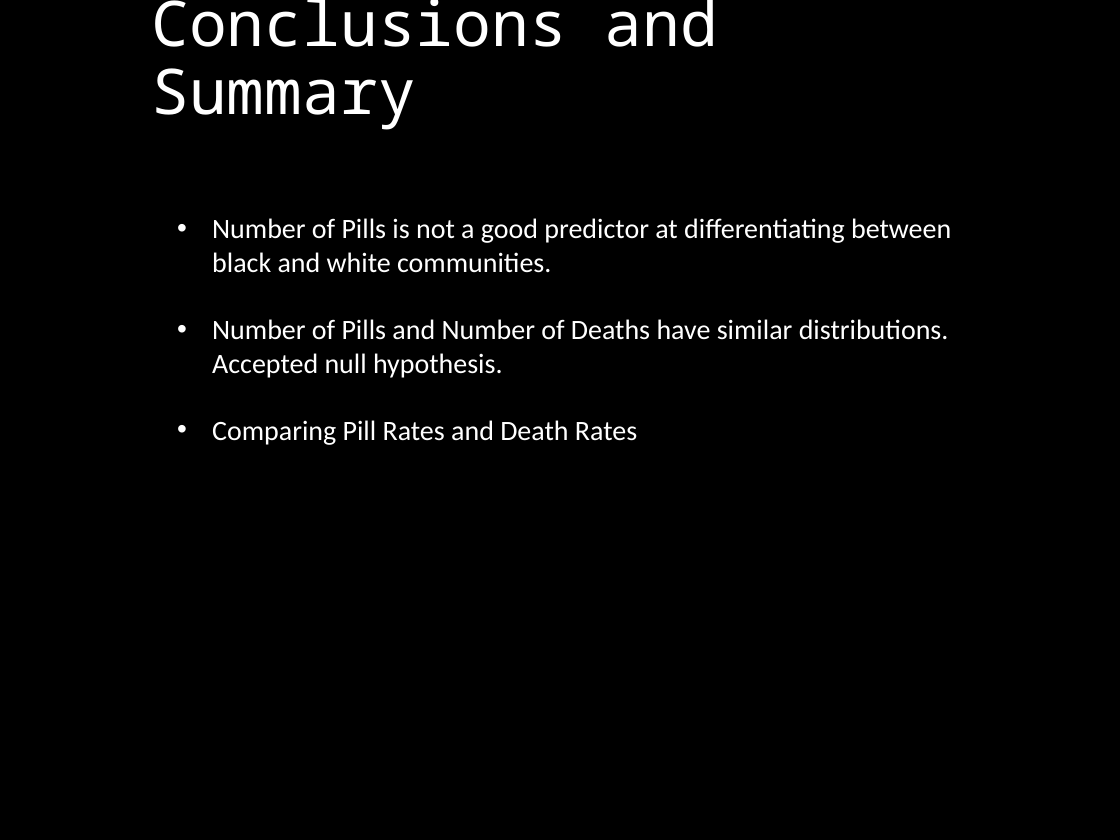
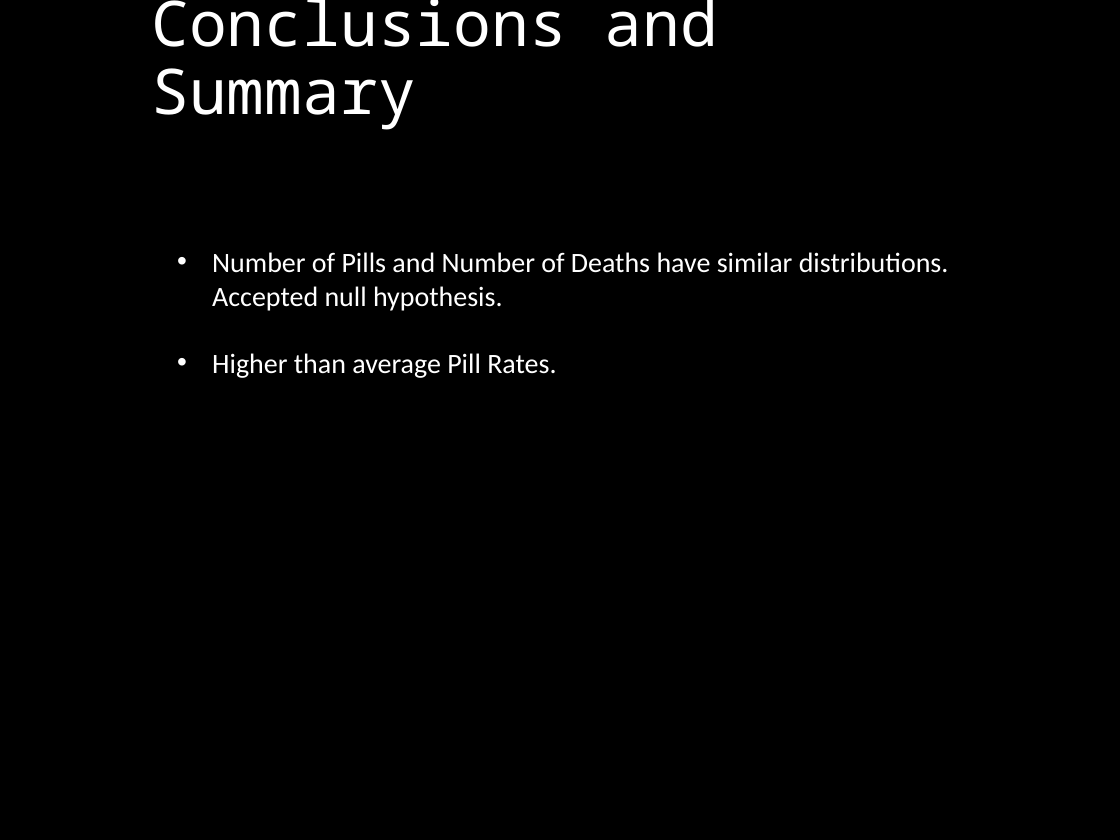
Before and after one commit to davidjaimes/pain-pills-in-the-usa, a slide deck: slide 12 of Prescription Pain Pills.pptx. Drawn at 1120x840 pixels with LibreOffice and Linux fonts; fonts in the diff are those of the drawing. Boxes give left, top, right and bottom in pixels: in the first picture for what was removed or moved away, otherwise in the second. Text is boxed around its words. In the diff, an @@ line names an element or a change of style, - is before the commit and + after.

```diff
--- a/Prescription Pain Pills.pptx
+++ b/Prescription Pain Pills.pptx
@@ text at bbox=[212, 218, 951, 273]: paragraph removed @@
-• Number of Pills is not a good predictor at differentiating between black and white communities.
@@ text at bbox=[212, 353, 556, 378]: text changed @@
-• Comparing Pill Rates and Death Rates
+• Higher than average Pill Rates.
```
Also in this commit, not shown: 2 other slides changed, 1 other file.
